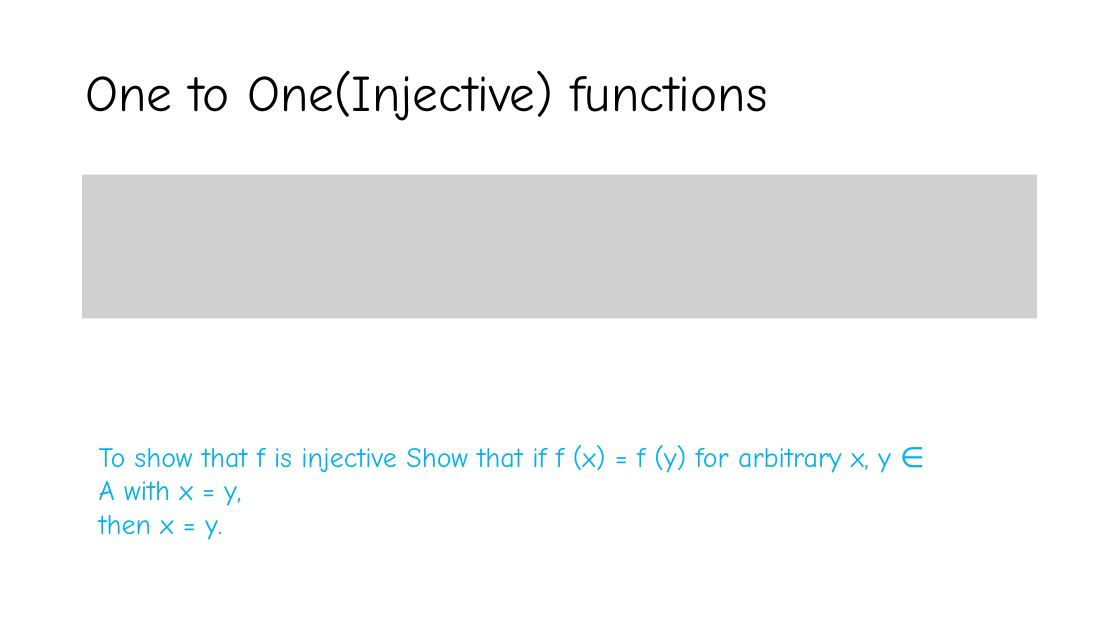
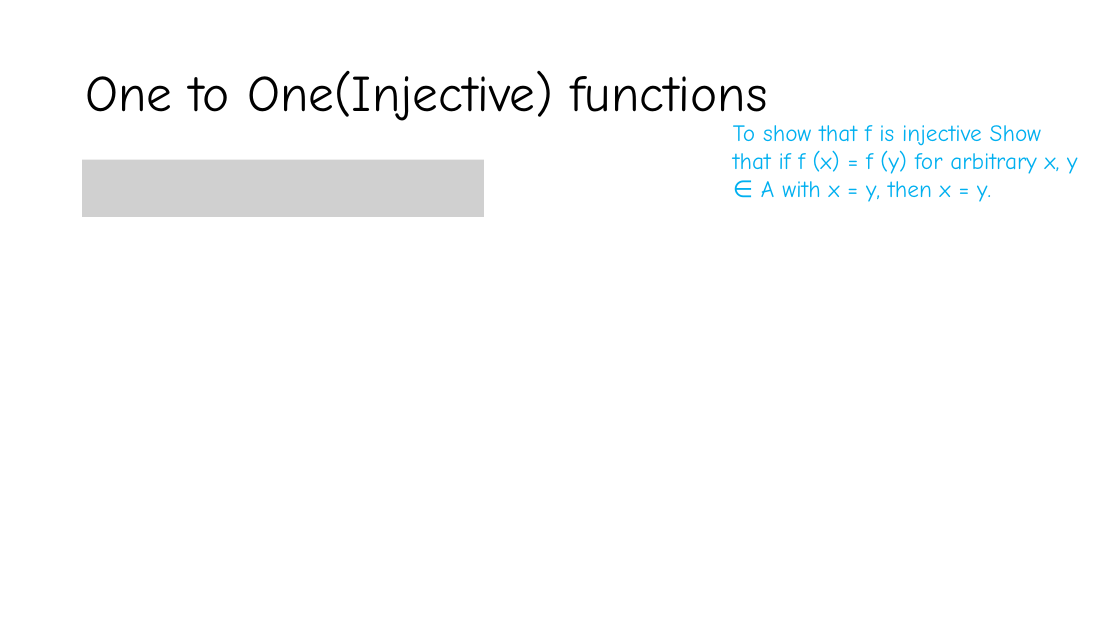
Before and after one commit to YeasirRayhanPrince/yeasirrayhanprince.github.io, a slide deck: slide 11 of cse106/slides/Lecture5.pptx (slide 8 before the commit). Drawn at 1120x630 pixels with LibreOffice and Linux fonts; fonts in the diff are those of the drawing; grey boxes stand for pictures. Boxes give left, top, right and bottom in pixels: in the first picture for what was removed or moved away, otherwise in the second. Text is boxed around its words. In the diff, an @@ line names an element or a change of style, - is before the commit and + after.

```diff
--- a/cse106/slides/Lecture5.pptx
+++ b/cse106/slides/Lecture5.pptx
@@ text at (733,125,1077,202): text changed; size 24 to 20 pt @@
-To show that f is injective Show that if f (x) = f (y) for arbitrary x, y ∈ A with x = y,
-then x = y.
+To show that f is injective Show that if f (x) = f (y) for arbitrary x, y ∈ A with x = y, then x = y.
@@ picture removed at (82,175,1038,318) @@
@@ picture added at (82,160,484,217) @@
```
Also in this commit, not shown: 6 other slides changed, 5 slides added, 1 slide removed, 6 other files.
